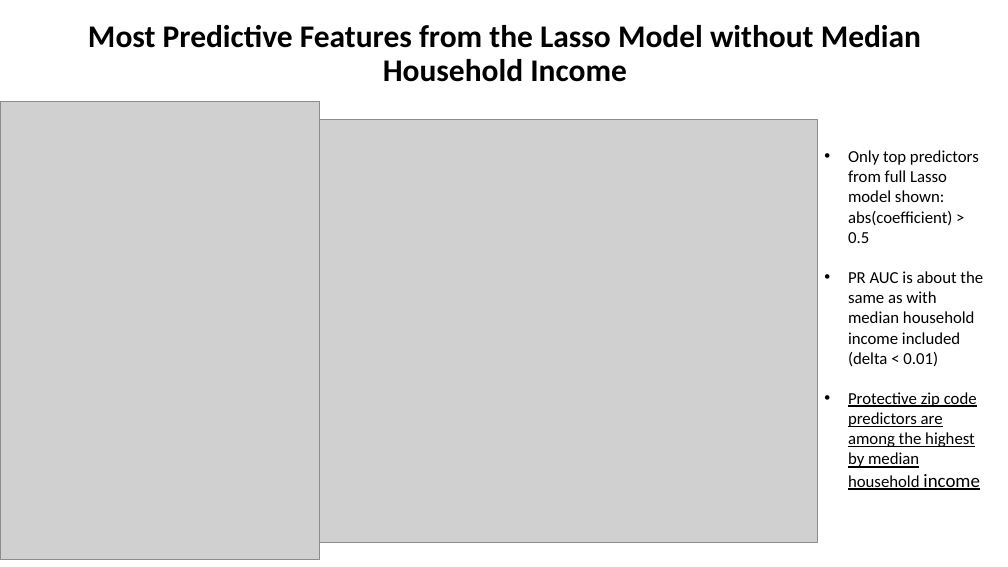
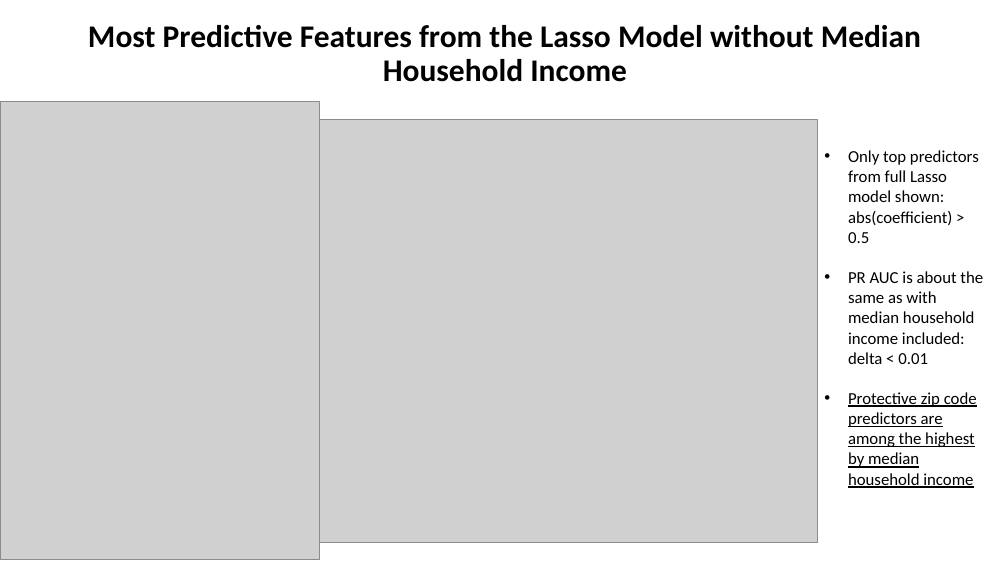
Before and after one commit to jstremme/DATA512-Research, a slide deck: slide 7 of final_project/data512_final_project_presentation.pptx. Drawn at 1008x567 pixels with LibreOffice and Linux fonts; fonts in the diff are those of the drawing; grey boxes stand for pictures. Boxes give left, top, right and bottom in pixels: in the first picture for what was removed or moved away, otherwise in the second. Text is boxed around its words. In the diff, an @@ line names an element or a change of style, - is before the commit and + after.

```diff
--- a/final_project/data512_final_project_presentation.pptx
+++ b/final_project/data512_final_project_presentation.pptx
@@ text at bbox=[848, 271, 983, 364]: text changed @@
-• PR AUC is about the same as with median household income included (delta < 0.01)
+• PR AUC is about the same as with median household income included: delta < 0.01
@@ text at bbox=[848, 392, 977, 488]: size 18 to 16 pt in "income" @@
```
Also in this commit, not shown: 1 other slide changed, 2 slides added.
